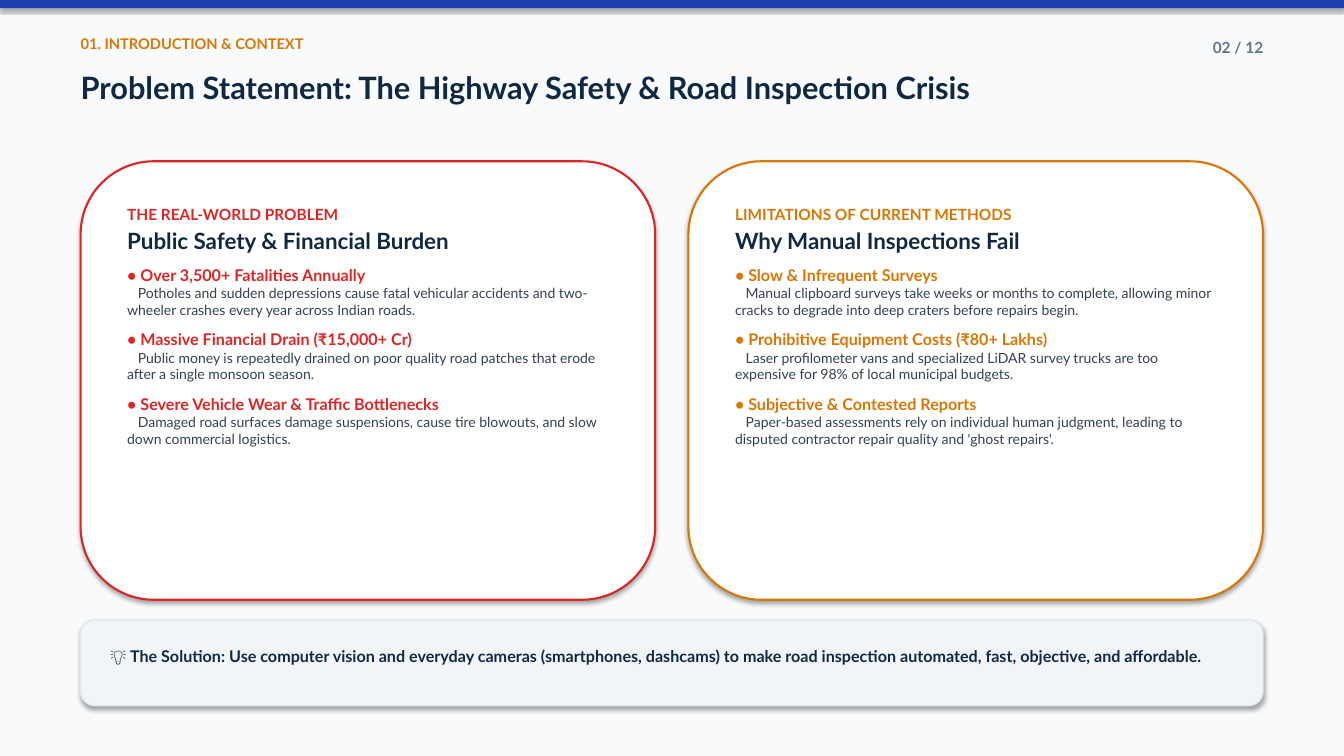
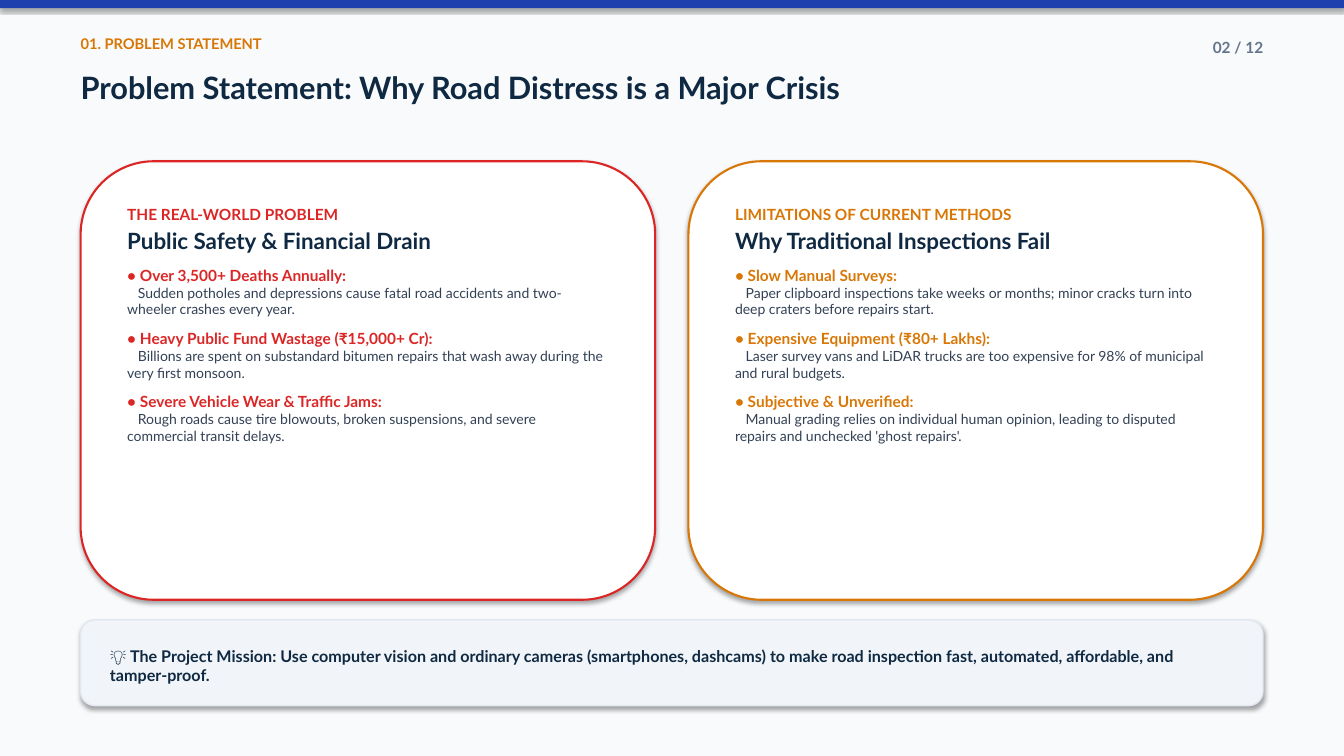
Before and after one commit to Priya-Ranjan-0201/Potholes-detector, a slide deck: slide 2 of ScamRoad_Presentation.pptx. Drawn at 1344x756 pixels with LibreOffice and Linux fonts; fonts in the diff are those of the drawing. Boxes give left, top, right and bottom in pixels: in the first picture for what was removed or moved away, otherwise in the second. Text is boxed around its words. In the diff, an @@ line names an element or a change of style, - is before the commit and + after.

```diff
--- a/ScamRoad_Presentation.pptx
+++ b/ScamRoad_Presentation.pptx
@@ text at [81,38,262,49]: text changed @@
-01. INTRODUCTION & CONTEXT
+01. PROBLEM STATEMENT
@@ text at [81,76,840,105]: text changed @@
-Problem Statement: The Highway Safety & Road Inspection Crisis
+Problem Statement: Why Road Distress is a Major Crisis
@@ text in rounded rectangle at [127,232,603,444]: text changed @@
-Public Safety & Financial Burden
-• Over 3,500+ Fatalities Annually
-Potholes and sudden depressions cause fatal vehicular accidents and two-wheeler crashes every year across Indian roads.
-• Massive Financial Drain (₹15,000+ Cr)
-Public money is repeatedly drained on poor quality road patches that erode after a single monsoon season.
-• Severe Vehicle Wear & Traffic Bottlenecks
-Damaged road surfaces damage suspensions, cause tire blowouts, and slow down commercial logistics.
+Public Safety & Financial Drain
+• Over 3,500+ Deaths Annually:
+Sudden potholes and depressions cause fatal road accidents and two-wheeler crashes every year.
+• Heavy Public Fund Wastage (₹15,000+ Cr):
+Billions are spent on substandard bitumen repairs that wash away during the very first monsoon.
+• Severe Vehicle Wear & Traffic Jams:
+Rough roads cause tire blowouts, broken suspensions, and severe commercial transit delays.
@@ text in rounded rectangle at [735,232,1203,444]: text changed @@
-Why Manual Inspections Fail
-• Slow & Infrequent Surveys
-Manual clipboard surveys take weeks or months to complete, allowing minor cracks to degrade into deep craters before repairs begin.
-• Prohibitive Equipment Costs (₹80+ Lakhs)
-Laser profilometer vans and specialized LiDAR survey trucks are too expensive for 98% of local municipal budgets.
-• Subjective & Contested Reports
-Paper-based assessments rely on individual human judgment, leading to disputed contractor repair quality and 'ghost repairs'.
+Why Traditional Inspections Fail
+• Slow Manual Surveys:
+Paper clipboard inspections take weeks or months; minor cracks turn into deep craters before repairs start.
+• Expensive Equipment (₹80+ Lakhs):
+Laser survey vans and LiDAR trucks are too expensive for 98% of municipal and rural budgets.
+• Subjective & Unverified:
+Manual grading relies on individual human opinion, leading to disputed repairs and unchecked 'ghost repairs'.
@@ text in rounded rectangle at [110,649,1173,684]: text changed @@
-💡 The Solution: Use computer vision and everyday cameras (smartphones, dashcams) to make road inspection automated, fast, objective, and affordable.
+💡 The Project Mission: Use computer vision and ordinary cameras (smartphones, dashcams) to make road inspection fast, automated, affordable, and tamper-proof.
```
Also in this commit, not shown: 9 other slides changed, 12 other files.
